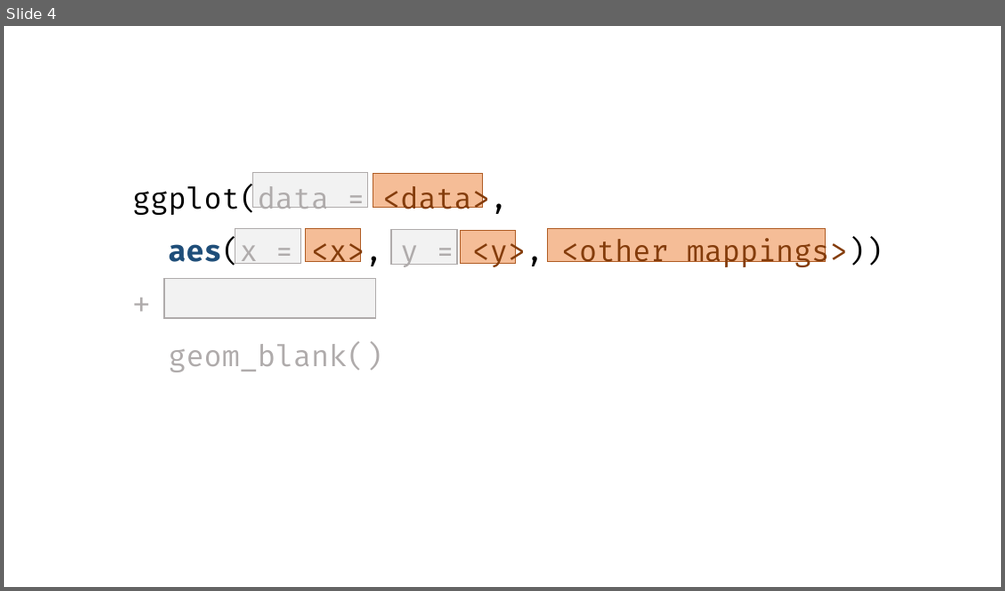
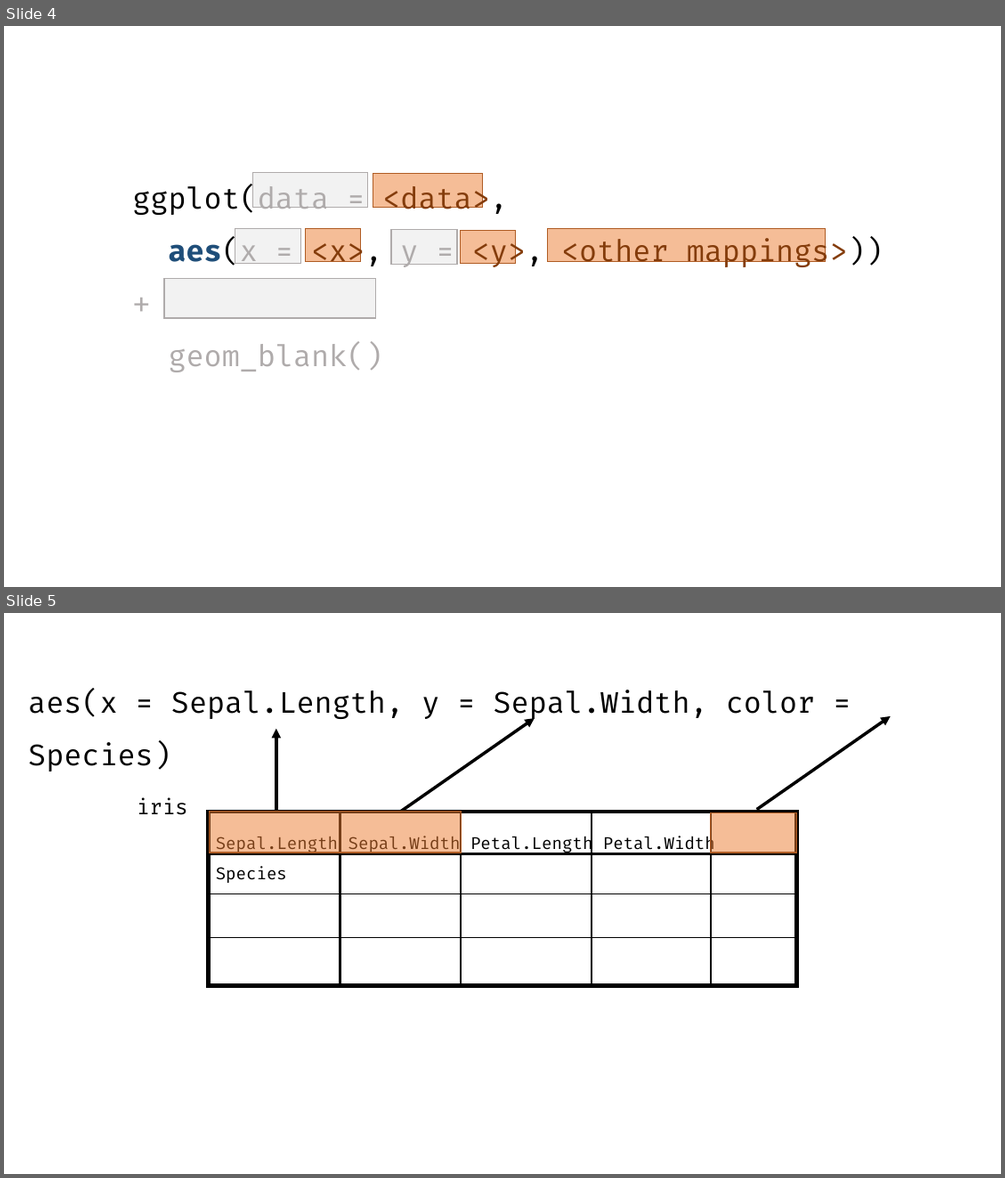
Before and after one commit to emitanaka/biometrics2019, a slide deck: images/images.pptx. Shown one above the other, each under a label of ours: slide 4 before the commit, slides 4 and 5 after it. The pictures are 1005x591 and 1005x1178 pixels, drawn with LibreOffice and Linux fonts; fonts in the diff are those of the drawing. Boxes give left, top, right and bottom in pixels: in the first picture for what was removed or moved away, otherwise in the second. Text is boxed around its words. In the diff, an @@ line names an element or a change of style, - is before the commit and + after.

```diff
--- a/images/images.pptx
+++ b/images/images.pptx
@@ slide 5 added at [4, 613, 1001, 1174], background #FFFFFF @@
@@ text added at [28, 690, 815, 771], 28 pt, text #000000 @@
+aes(x = Sepal.Length, y = Sepal.Width, color = Species)
@@ arrow added from (401, 811) to (534, 718), #000000 3 pt @@
@@ arrow added from (757, 810) to (890, 716), #000000 3 pt @@
@@ arrow added from (276, 812) to (276, 729), #000000 3 pt @@
@@ text added at [137, 797, 188, 815], 20 pt, text #000000 @@
+iris
@@ rectangle added at [208, 811, 797, 985], outline #000000 3.75 pt @@
@@ rectangle added at [210, 811, 461, 852], fill #ED7D31 at 50% opacity, outline #AF5C24 1 pt @@
@@ line added from (340, 811) to (340, 985), #000000 2 pt @@
@@ line added from (461, 811) to (461, 985), #000000 2 pt @@
@@ line added from (591, 811) to (591, 985), #000000 2 pt @@
@@ line added from (711, 813) to (711, 985), #000000 2 pt @@
@@ rectangle added at [711, 813, 797, 853], fill #ED7D31 at 50% opacity, outline #AF5C24 1 pt @@
@@ text added at [216, 835, 715, 883], 16 pt, text #000000 @@
+Sepal.Length Sepal.Width Petal.Length Petal.Width Species
@@ line added from (797, 854) to (208, 854), #000000 2 pt @@
@@ line added from (797, 893) to (208, 893), #000000 1 pt @@
@@ line added from (797, 938) to (208, 938), #000000 1 pt @@
```
Also in this commit, not shown: 3 slides changed, 38 other files.
